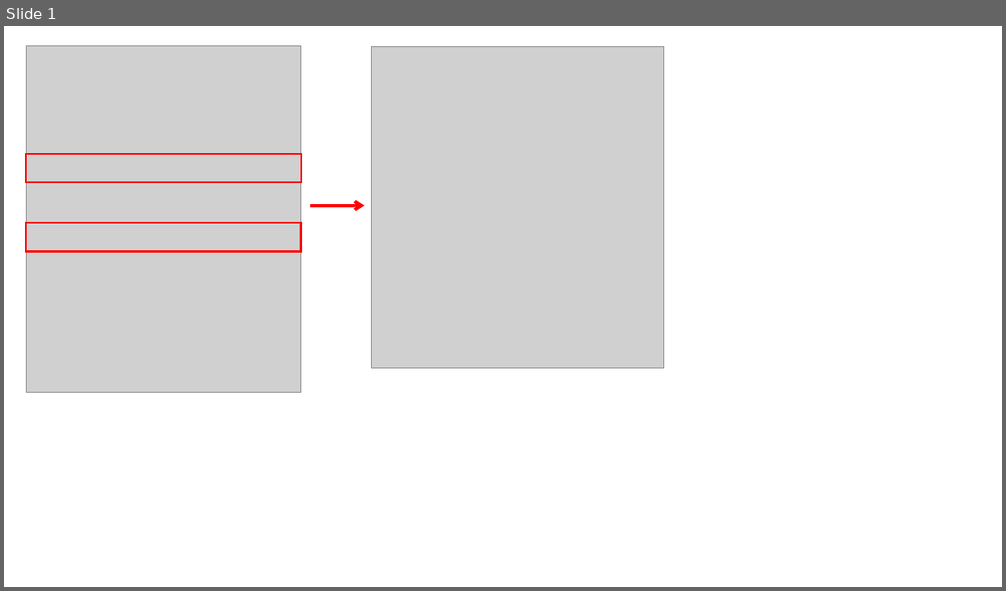
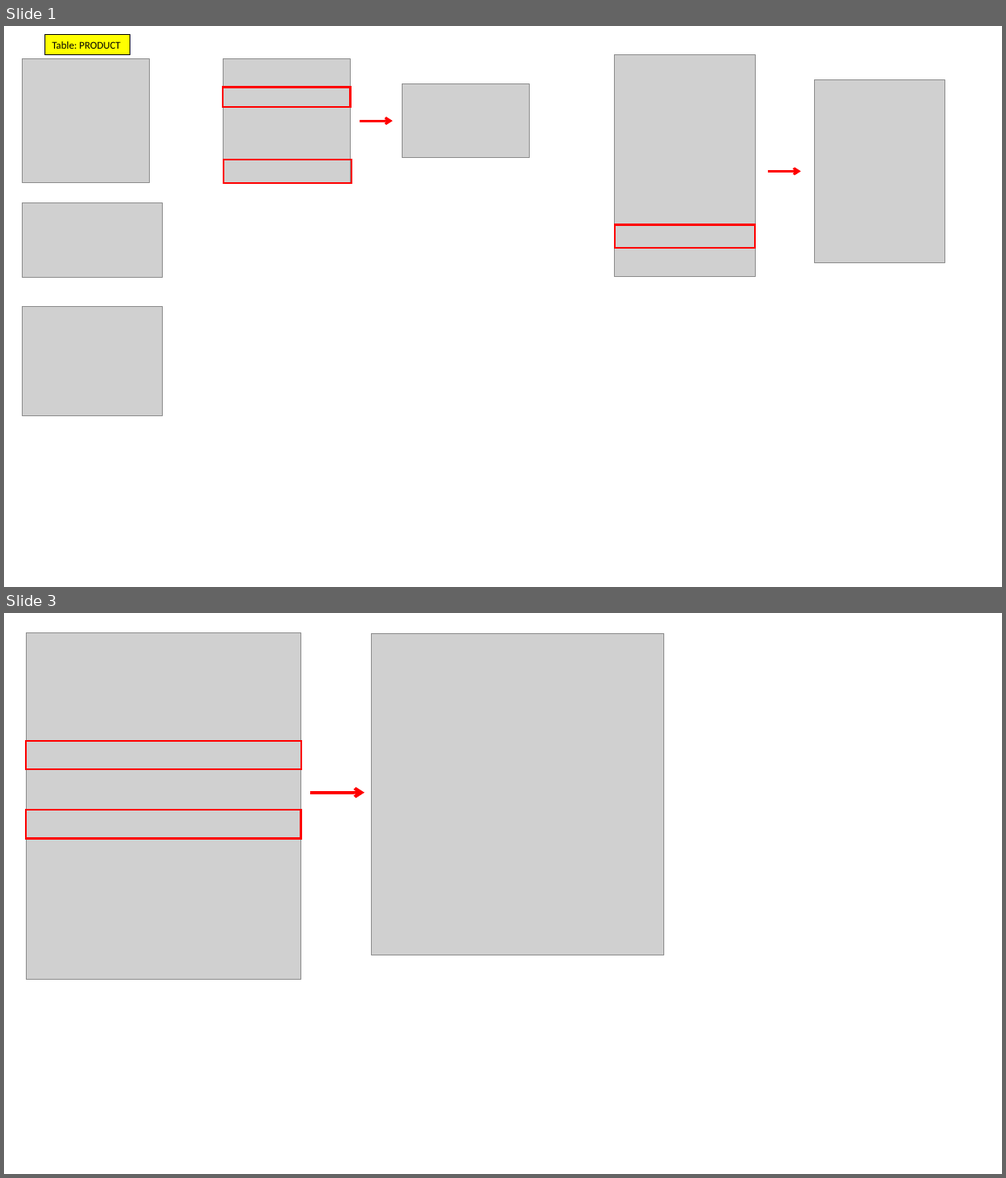
Before and after one commit to MarioQuijije/Data-Engineer, a slide deck: 1_SQL/2_PPT/24_Drop_Delete_Truncate/1_Delete.pptx. Shown one above the other, each under a label of ours: slide 1 before the commit, slides 1 and 3 after it; the slides between them are not shown. The pictures are 1006x591 and 1006x1178 pixels, drawn with LibreOffice and Linux fonts; fonts in the diff are those of the drawing; grey boxes stand for pictures. Boxes give left, top, right and bottom in pixels: in the first picture for what was removed or moved away, otherwise in the second. Text is boxed around its words. In the diff, an @@ line names an element or a change of style, - is before the commit and + after.

```diff
--- a/1_SQL/2_PPT/24_Drop_Delete_Truncate/1_Delete.pptx
+++ b/1_SQL/2_PPT/24_Drop_Delete_Truncate/1_Delete.pptx
@@ slide 1 added at (4, 26, 1002, 587), background #FFFFFF @@
@@ rectangle added at (44, 35, 130, 55), fill #FFFF00, outline #000000 0.75 pt, 10 pt, text #000000 @@
+Table: PRODUCT
@@ picture added at (22, 59, 148, 183) @@
@@ picture added at (224, 59, 350, 183) @@
@@ picture added at (615, 55, 756, 277) @@
@@ rectangle added at (223, 88, 351, 107), outline #FF0000 1.75 pt @@
@@ picture added at (403, 84, 529, 158) @@
@@ picture added at (815, 80, 945, 263) @@
@@ arrow added from (360, 121) to (393, 121), #FF0000 2.25 pt @@
@@ rectangle added at (224, 160, 351, 183), outline #FF0000 1.75 pt @@
@@ arrow added from (768, 171) to (801, 171), #FF0000 2.25 pt @@
@@ picture added at (22, 203, 163, 278) @@
@@ rectangle added at (615, 225, 756, 248), outline #FF0000 1.75 pt @@
@@ picture added at (22, 307, 163, 416) @@
@@ what was slide 1 is now slide 3 @@
```
Also in this commit, not shown: 1 other slide added, 1 slide removed, 1 other file.
